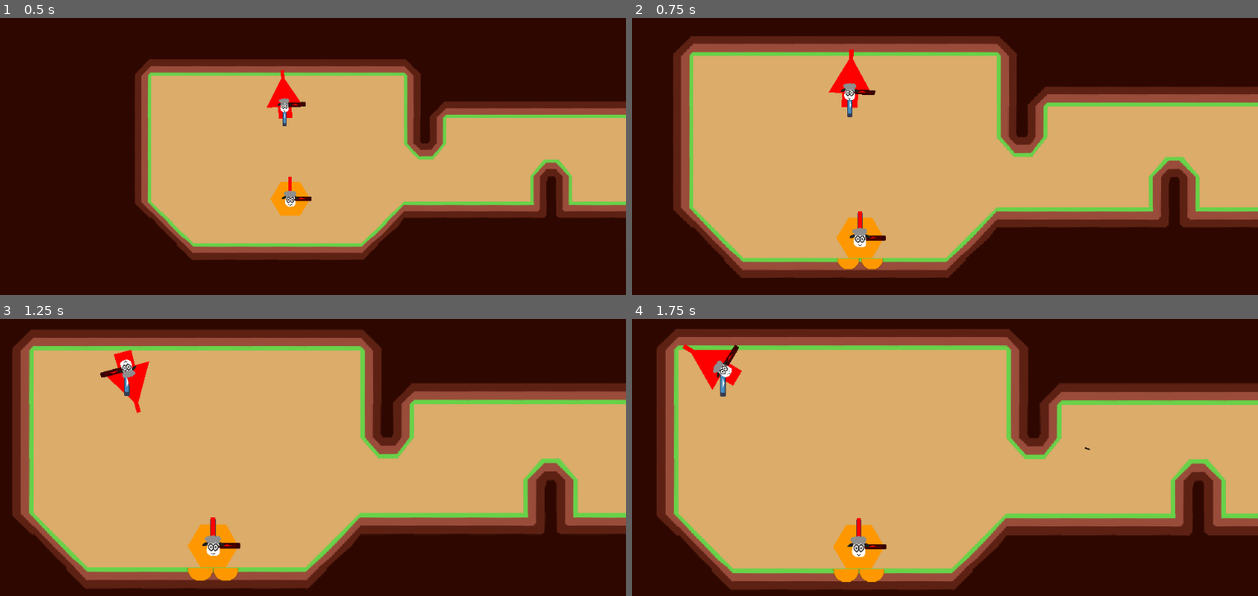
Above: before the commit, frames 1-4 (two rows, left to right).
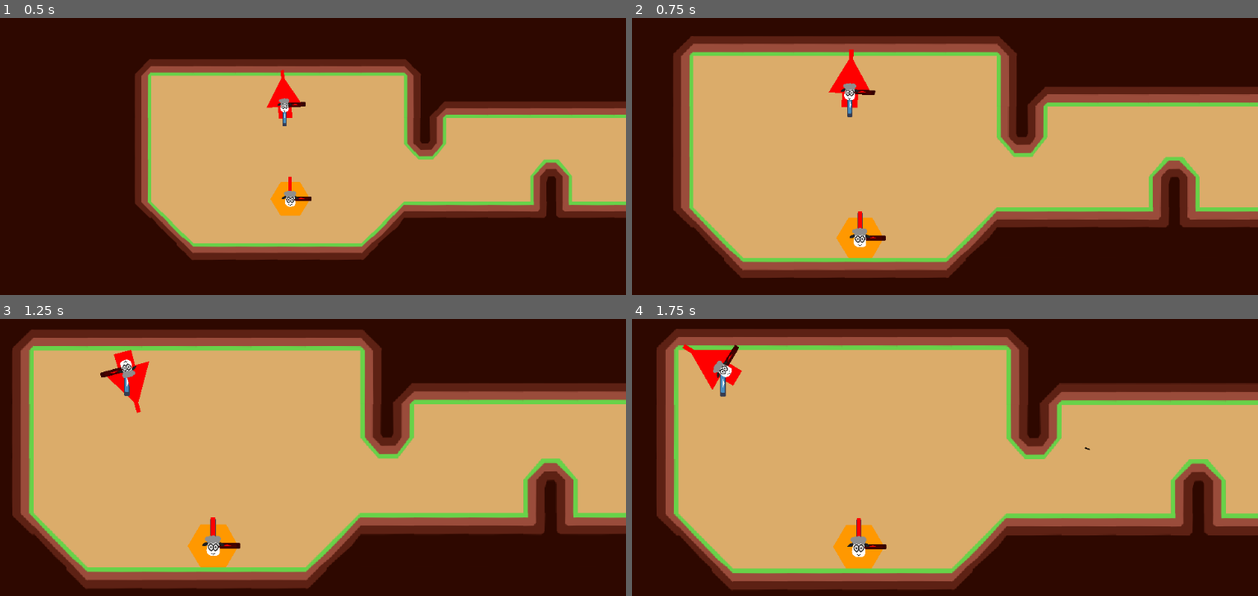
Above: after the commit, the same moments.

Repository: Pandaqi/rolling-in-the-sheepe
Game: Godot game, scene res://Main.tscn
Same seed, same stepped clock (60 frames per second), same inputs: the game is played once before the commit and once after it. The engine's default icon, where the game draws it, is replaced by a stand-in: a white triangle on a blue panel in a dark square.
Inputs (mouse positions are in pixels of both pictures, inside the frame that each line leads up to):
- Up to frame 1 (0.5 s): no input
- Up to frame 2 (0.75 s): move the mouse to (1076, 148) at 0.52 s; hold Right (ui_right) from 0.53 s (still down); tap K at 0.6 s; click (1076, 148) at 0.67 s
- Up to frame 3 (1.25 s): keep holding Right (ui_right)
- Up to frame 4 (1.75 s): move the mouse to (801, 487) at 1.27 s; release Right (ui_right) at 1.28 s; hold Down (ui_down) from 1.28 s (still down); tap H at 1.35 s

Frame 1 is identical in both runs. In frame 2, 0.2% of the frame differs, in the area x 32-41%, y 86-91%; in frame 3, 0.3%, in the area x 29-39%, y 89-95%; in frame 4, 0.3%.
Error before the commit: Invalid get index 'ignore_size' (on base: 'Dictionary'). (res://scripts/room_modules/items.gd:45)

Commit message:
Painter locks

Diff:
--- a/Main.tscn
+++ b/Main.tscn
@@ -205,6 +205,8 @@
 [node name="DynamicTutorial" type="Node" parent="Map"]
 script = ExtResource( 19 )
 
+[node name="LockModuleLayer" type="Node" parent="Map"]
+
 [node name="PlayerManager" type="Node" parent="."]
 script = ExtResource( 7 )
 
--- /dev/null
+++ b/scenes/locks/painter_lock.tscn
@@ -0,0 +1,14 @@
+[gd_scene load_steps=4 format=2]
+
+[ext_resource path="res://scripts/locks/painter_lock.gd" type="Script" id=1]
+[ext_resource path="res://icon.png" type="Texture" id=2]
+[ext_resource path="res://scenes/locks/label.tscn" type="PackedScene" id=3]
+
+[node name="PainterLock" type="Node2D"]
+script = ExtResource( 1 )
+
+[node name="Canvas" type="Sprite" parent="."]
+texture = ExtResource( 2 )
+centered = false
+
+[node name="Label" parent="." instance=ExtResource( 3 )]
--- a/scripts/globals/global_dict.gd
+++ b/scripts/globals/global_dict.gd
@@ -11,6 +11,7 @@
 
 	# TO DO: make toggelable in (technical) settings
 	"dynamic_tutorials": true,
+	"paint_on_tilemap": false,
 }
 
 # Links shape to spritesheet, but can ALSO contain unique info about the shape in the future (such as shapes that need to be lighter/heavier or cling more strongly)
@@ -56,7 +57,8 @@
 	"sacrifice_coin": { "frame": 4, "gate": true },
 	"button": { "frame": 5 },
 	"slot_gate": { "frame": 6, "gate": true },
-	"fast_gate": { "frame": 7, "gate": true }
+	"fast_gate": { "frame": 7, "gate": true },
+	"painter": { "frame": 8 }
 }
 
 # NOTE: All their terrains must end in "_lock",
@@ -70,14 +72,18 @@
 	"sacrifice_gate": { "terrain": "sacrifice_lock", "edge_type": "sacrifice", "tut": 39 },
 	"sacrifice_coin_gate": { "coin": true, "terrain": "sacrifice_coin_lock", "edge_type": "sacrifice_coin", "tut": 40 },
 
-	"button_lock_regular": { "terrain": "button_lock", "edge_type": "button", "sub_type": "regular", "tut":41 },
-	"button_lock_timed": { "terrain": "button_lock", "edge_type": "button", "sub_type": "timed", "tut": 42 },
-	"button_lock_order": { "terrain": "button_lock", "edge_type": "button", "sub_type": "order", "tut": 43 },
-	"button_lock_simultaneous": { "terrain": "button_lock", "edge_type": "button", "sub_type": "simultaneous", "tut": 44 },
+	"button_lock_regular": { "terrain": "button_lock", "edge_type": "button", "lock_group": "button_lock", "sub_type": "regular", "tut":41 },
+	"button_lock_timed": { "terrain": "button_lock", "edge_type": "button", "lock_group": "button_lock", "sub_type": "timed", "tut": 42 },
+	"button_lock_order": { "terrain": "button_lock", "edge_type": "button", "lock_group": "button_lock", "sub_type": "order", "tut": 43 },
+	"button_lock_simultaneous": { "terrain": "button_lock", "edge_type": "button", "lock_group": "button_lock", "sub_type": "simultaneous", "tut": 44 },
 
 	"slot_gate": { "terrain": "slot_gate_lock", "edge_type": "slot_gate", "tut": 47 },
 	"fast_gate": { "terrain": "fast_gate_lock", "edge_type": "fast_gate", "tut": 48 },
-	"float_lock": { "terrain": "float_lock", "edge_type": "regular", "tut": 49 }
+	"float_lock": { "terrain": "float_lock", "edge_type": "regular", "tut": 49 },
+
+	"painter_lock": { "terrain": "painter_lock", "edge_type": "painter", "lock_group": "painter_lock", "sub_type": "regular" },
+	"painter_holes_lock": { "terrain": "painter_holes_lock", "edge_type": "painter", "lock_group": "painter_lock", "sub_type": "holes" },
+	"painter_erase_lock": { "terrain": "painter_erase_lock", "edge_type": "painter", "lock_group": "painter_lock", "sub_type": "erase" }
 }
 
 var item_types = {
@@ -128,5 +134,7 @@
 
 	"slot_gate_lock": { "frame": 31, 'category': 'lock' },
 	"fast_gate_lock": { "frame": 32, 'category': 'lock' },
-	"float_lock": { "frame": 33, 'category': 'lock' }
+	"float_lock": { "frame": 33, 'category': 'lock' },
+
+	"painter_erase_lock": { "frame": 34, 'category': 'lock' }
 }
--- /dev/null
+++ b/scripts/locks/painter_lock.gd
@@ -0,0 +1,181 @@
+extends "res://scripts/locks/lock_general.gd"
+
+const MIN_PERCENTAGE_FILL : float = 0.995
+const HOLE_SIZE = { 'min': 6, 'max': 24 }
+
+onready var canvas = $Canvas
+onready var label = $Label
+
+var surface_image : Image = Image.new()
+var surface_texture : ImageTexture = ImageTexture.new()
+
+var paint_image : Image = preload("res://assets/paint_mask.png")
+
+var image_size : Vector2
+var resolution : float = 1.0
+
+onready var player_manager = get_node("/root/Main/PlayerManager")
+
+var lowres_grid = []
+var grid_resolution : float = 16.0
+
+var start_percentage : float = 0.0
+var fill_percentage : float = 0.0
+
+var sub_types = ["regular", "erase", "holes"]
+var sub_type : String
+
+func _ready():
+	create_mask()
+	create_lowres_grid()
+	position_canvas()
+
+	add_holes()
+
+	check_if_condition_fulfilled(true)
+	update_canvas_mask()
+
+func add_holes():
+	if sub_type != "holes": return
+
+	var num_holes = 6
+	for i in range(num_holes):
+		var rand_pos = my_room.rect.get_random_real_pos_inside({ 'empty': true })
+		var rand_local_pos = rand_pos - my_room.rect.get_real_shrunk_pos()
+		paint(null, rand_local_pos, 0, true)
+
+# NOTE: always called before _ready()
+func set_sub_type(tp : String):
+	sub_type = tp
+
+	# Holes are the same as erase, but way more precise (don't fill the whole field, just specific parts)
+	if sub_type == "holes":
+		grid_resolution *= 0.25
+
+func update_label():
+	var txt = str(round(fill_percentage*100)) + "/100%"
+	label.perform_update(txt)
+
+func create_mask():
+	var canvas_size = my_room.rect.get_real_shrunk_size()
+	image_size = (canvas_size / resolution).floor()
+	surface_image.create(int(image_size.x), int(image_size.y), false, Image.FORMAT_RGBAH)
+
+	if sub_type == "erase":
+		surface_image.fill(Color(1,1,1,1))
+
+	canvas.texture = surface_texture
+
+func create_lowres_grid():
+	lowres_grid = []
+
+	var lowres_size = (image_size / grid_resolution).floor()
+	lowres_grid.resize(lowres_size.x)
+
+	for x in range(lowres_size.x):
+		lowres_grid[x] = []
+		lowres_grid[x].resize(lowres_size.y)
+		for y in range(lowres_size.y):
+			var val = false
+			var real_pos = get_real_pos_from_lowres(Vector2(x,y))
+			var is_filled = my_room.tilemap.is_cell_filled(real_pos)
+			if is_filled: val = true
+
+			if sub_type == "erase": val = not val
+			if sub_type == "holes" and is_filled: val = false
+
+			lowres_grid[x][y] = val
+
+func get_real_pos_from_lowres(pos:Vector2) -> Vector2:
+	var start = my_room.rect.shrunk.pos
+	var integer_res : float = (my_room.rect.TILE_SIZE/grid_resolution)
+	var offset = pos/integer_res
+
+	return (start + offset).floor()
+
+func position_canvas():
+	canvas.set_position(my_room.rect.get_real_shrunk_pos())
+
+func _physics_process(dt):
+	var res = make_entities_paint()
+	if not res: return
+
+	update_canvas_mask()
+
+	var done = check_if_condition_fulfilled()
+	if done: delete()
+
+func make_entities_paint():
+	var did_something = false
+	for entity in my_room.entities.get_them():
+		var global_pos = entity.global_position
+		var local_pos = global_pos - canvas.get_position()
+
+		var player_num = entity.get_node("Status").player_num
+
+		paint(entity, local_pos, player_num)
+		did_something = true
+
+	return did_something
+
+func check_if_condition_fulfilled(first_check : bool = false):
+	fill_percentage = 0.0
+	for x in range(lowres_grid.size()):
+		for y in range(lowres_grid[0].size()):
+			if lowres_grid[x][y]:
+				fill_percentage += 1.0
+
+	fill_percentage /= float(lowres_grid.size() * lowres_grid[0].size())
+	if first_check: start_percentage = fill_percentage
+
+	if sub_type == "holes":
+		fill_percentage *= (1.0 / start_percentage)
+
+	update_label()
+
+	var success = fill_percentage >= MIN_PERCENTAGE_FILL
+	if sub_type == "erase" or sub_type == "holes": success = (fill_percentage < (1.0 - MIN_PERCENTAGE_FILL))
+	return success
+
+func update_canvas_mask():
+	surface_texture.create_from_image(surface_image)
+
+func paint(entity, pos : Vector2, p_num : int, force_paint : bool = false):
+	surface_image.lock()
+
+	var radius = floor(rand_range(HOLE_SIZE.min, HOLE_SIZE.max+1))
+	if entity: radius = entity.get_node("Shaper").approximate_radius()
+
+	var col = player_manager.player_colors[p_num]
+
+	if sub_type == "erase" or sub_type == "holes":
+		col.a = 0.0
+
+	if force_paint:
+		col = Color(0,0,0,1)
+
+	for x in range(-radius,radius):
+		for y in range(-radius,radius):
+			if Vector2(x,y).length() > radius: continue
+
+			var temp_pos = pos + Vector2(x,y)
+			if out_of_mask_bounds(temp_pos): continue
+
+			var real_pos = my_room.rect.get_real_pos() + Vector2(x,y)*my_room.rect.TILE_SIZE
+			if sub_type == "holes" and cannot_fill_cell(real_pos): continue
+
+			surface_image.set_pixelv(temp_pos, col)
+
+			var floored_pos = (temp_pos / grid_resolution).floor()
+			var val = true
+			if not force_paint:
+				if sub_type == "erase" or sub_type == "holes": val = false
+			lowres_grid[floored_pos.x][floored_pos.y] = val
+
+	surface_image.unlock()
+
+func out_of_mask_bounds(pos):
+	return pos.x < 0 or pos.x >= image_size.x or pos.y < 0 or pos.y >= image_size.y
+
+func cannot_fill_cell(real_pos):
+	return my_room.tilemap.is_cell_filled(real_pos)
--- a/scripts/map/dynamic_tutorial.gd
+++ b/scripts/map/dynamic_tutorial.gd
@@ -151,6 +151,9 @@
 
 	thing_planned = { 'kind': rand_kind, 'type': rand_type, 'tutorial_placed': false }
 
+	# DEBUGGING
+	thing_planned = { 'kind': 'lock', 'type': 'painter_holes_lock', 'tutorial_placed': false }
+
 	# if no dynamic tutorials enabled (globally), skip the whole tutorial part
 	# TO DO: might also want to skip this whole system, so no need to gradually introduce things
 	if not GlobalDict.cfg.dynamic_tutorials:
--- a/scripts/map_generation.gd
+++ b/scripts/map_generation.gd
@@ -10,17 +10,17 @@
 
 onready var tilemap = $TileMap
 onready var tilemap_copy = $MaskPainter/TilemapTexture/TileMapCopy
+onready var route_generator = $RouteGenerator
 onready var mask_painter = $MaskPainter
 onready var edges = $Edges
 onready var terrain = $Terrain
 onready var special_elements = $SpecialElements
 onready var slope_painter = $SlopePainter
-
 onready var dynamic_tutorial = $DynamicTutorial
 
 onready var tutorial = get_node("/root/Main/Tutorial")
 
-onready var route_generator = $RouteGenerator
+onready var lock_module_layer = $LockModuleLayer
 
 ####
 #
@@ -38,8 +38,6 @@
 
 	route_generator.set_global_parameters()
 	route_generator.initialize_rooms()
-
-
 
 func initialize_grid():
 	map = []
--- a/scripts/mask_painter.gd
+++ b/scripts/mask_painter.gd
@@ -8,11 +8,20 @@
 var image_size : Vector2
 var resolution : float = 1.0
 
+var active : bool = true
+
 onready var player_manager = get_node("/root/Main/PlayerManager")
 onready var cam = get_node("/root/Main/Camera2D")
 onready var map = get_parent()
 
 func _ready():
+	if not GlobalDict.cfg.paint_on_tilemap:
+		active = false
+		return
+
+	create_mask_texture()
+
+func create_mask_texture():
 	var world_size : Vector2 = map.WORLD_SIZE * map.TILE_SIZE
 
 	image_size = (world_size / resolution).floor()
@@ -27,15 +36,19 @@
 	return pos.x < 0 or pos.x >= image_size.x or pos.y < 0 or pos.y >= image_size.y
 
 func _physics_process(_dt):
+	if not active: return
 	surface_texture.create_from_image(surface_image)
 
 func clear_mask():
+	if not active: return
 	surface_image.lock()
 	surface_image.fill(Color(0,0,0,0))
 	surface_image.unlock()
 
 # REMEMBER: when working with these images/texture, only INTEGER coordinates are allowed!
 func clear_rectangle(pos, size):
+	if not active: return
+
 	surface_image.lock()
 
 	pos = pos.floor()
@@ -50,6 +63,8 @@
 	surface_image.unlock()
 
 func paint_on_mask(pos : Vector2, player_num : int):
+	if not active: return
+
 	surface_image.lock()
 
 	# place pixels in the form of a circle
--- a/scripts/module_map_painter.gd
+++ b/scripts/module_map_painter.gd
@@ -9,6 +9,7 @@
 onready var body = get_parent()
 
 func _physics_process(_dt):
+	# TO DO: What does this do??? Why is it here???
 	if disable_paint:
 		disable_paint = false
 		return
--- a/scripts/room_modules/items.gd
+++ b/scripts/room_modules/items.gd
@@ -34,7 +34,7 @@
 func get_free_tile_inside(params = {}):
 	tiles_inside.shuffle()
 	for tile in tiles_inside:
-		if params.use_shrunk and rect.inside_growth_area_global(tile): continue
+		if params.has('use_shrunk') and rect.inside_growth_area_global(tile): continue
 		if map.get_cell(tile).special: continue
 
 		return tile
@@ -42,7 +42,7 @@
 func add_special_item(params = {}):
 	# TO DO: find actual good requirements for this
 	var fit_for_special_item = (rect.get_area() >= 9)
-	if not params.ignore_size and not fit_for_special_item: return null
+	if not params.has('ignore_size') and not fit_for_special_item: return null
 
 	var elem = map.special_elements.place(parent, params)
 	if not elem: return null
--- a/scripts/room_modules/lock.gd
+++ b/scripts/room_modules/lock.gd
@@ -30,10 +30,12 @@
 	var rand_type = map.dynamic_tutorial.get_random('lock', parent)
 	var data = GlobalDict.lock_types[rand_type]
 
-	# button locks have many different (similar) variants, so we do that via subtypes
+	# some locks have many different (similar) variants,
+	# so we instantiate the same scene for them
+	# but modify via subtypes
 	var rand_sub_type = null
-	if data.terrain == 'button_lock':
-		rand_type = 'button_lock'
+	if data.has('lock_group'):
+		rand_type = data.lock_group
 		rand_sub_type = data.sub_type
 
 	var scene = load("res://scenes/locks/" + rand_type + ".tscn").instance()
@@ -42,7 +44,7 @@
 
 	if rand_sub_type: scene.set_sub_type(rand_sub_type)
 
-	map.add_child(scene)
+	map.lock_module_layer.add_child(scene)
 
 	if scene.is_invalid():
 		scene.delete()
@@ -73,7 +75,7 @@
 
 	lock_module = load("res://scenes/locks/teleporter.tscn").instance()
 	lock_module.my_room = parent
-	map.add_child(lock_module)
+	map.lock_module_layer.add_child(lock_module)
 
 	map.terrain.paint(parent, "teleporter")
 	outline.create_border_around_us({ 'open_all_linked_edges': true })
--- a/scripts/room_modules/rect.gd
+++ b/scripts/room_modules/rect.gd
@@ -21,11 +21,17 @@
 func get_real_pos():
 	return pos * TILE_SIZE
 
+func get_real_shrunk_pos():
+	return shrunk.pos * TILE_SIZE
+
 func set_size(new_size):
 	size = new_size
 
 func get_area():
 	return shrunk.size.x*shrunk.size.y
+
+func get_real_shrunk_size():
+	return shrunk.size*TILE_SIZE
 
 func get_real_size():
 	return size*TILE_SIZE
--- a/scripts/room_modules/tilemap.gd
+++ b/scripts/room_modules/tilemap.gd
@@ -13,6 +13,9 @@
 	# NOTE: I add half size here because the "paint circles" of course will EXTEND slightly beyond the room borders, as they are circles
 	var mask_data = rect.get_mask_data()
 	map.mask_painter.clear_rectangle(mask_data.pos, mask_data.size)
+
+func is_cell_filled(pos: Vector2):
+	return map.tilemap.get_cellv(pos) >= 0
 
 func erase_tiles():
 	change_tiles_to(-1)
--- a/tileset_terrain.tres
+++ b/tileset_terrain.tres
@@ -479,3 +479,17 @@
 33/shape_one_way_margin = 0.0
 33/shapes = [  ]
 33/z_index = 0
+34/name = "tileset_terrain.png 34"
+34/texture = ExtResource( 1 )
+34/tex_offset = Vector2( 0, 0 )
+34/modulate = Color( 1, 1, 1, 1 )
+34/region = Rect2( 128, 256, 64, 64 )
+34/tile_mode = 0
+34/occluder_offset = Vector2( 0, 0 )
+34/navigation_offset = Vector2( 0, 0 )
+34/shape_offset = Vector2( 0, 0 )
+34/shape_transform = Transform2D( 1, 0, 0, 1, 0, 0 )
+34/shape_one_way = false
+34/shape_one_way_margin = 0.0
+34/shapes = [  ]
+34/z_index = 0
Binary file changed: assets/edges.png
Binary file changed: assets/tileset_terrain.png
Not shown, changed: non_game/Assets.afdesign
Not shown, changed: non_game/[To Do] Rolling in the Sheepe.docx
